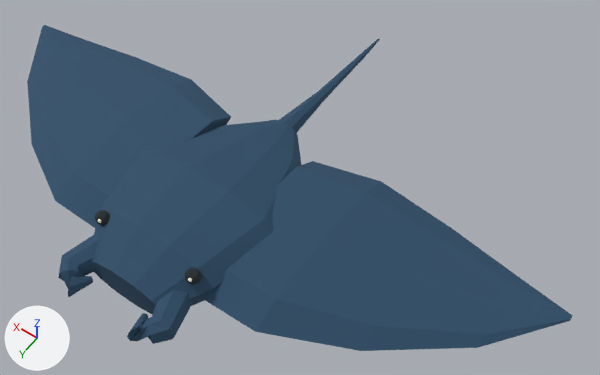
What one commit did to the glTF model public/models/ocean/MantaRay.gltf.
Both versions are drawn from a camera (50 mm lens) standing at (-5.24, 5.4, 10.18) and looking at (-0.78, -0.83, 0.39). Arrows for +X, +Y and +Z are at lower left; the lights stay in place. The picture after the commit comes second. Vertices at exactly the same position are counted once.

In view in the first picture: 'AnimalSkin'.
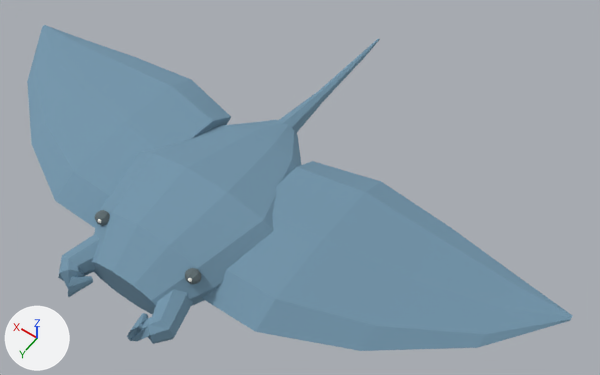
What the commit changed:
me_mantarayskin has 1003 vertices, 1982 faces and spans x -5.0..5.0, y -4.28..2.59, z 0.22..1.28.
me_mantarayskin is used by ob_animalskin; location (0.0, 0.0, 0.0).
me_mantarayskin part 1: 1068 faces centred in x -5.0..5.0, y -4.28..2.48, z 0.34..1.27 are repainted in the vertex colours; the middle colour goes from dark blue #2b4d68 to blue #7295ab.
me_mantarayskin part 2: 366 faces centred in x -0.9..0.9, y 1.45..1.66, z 0.93..1.13 are repainted in the vertex colours; the middle colour goes from black #1e282b to grey #606e72.

Changed parts and their boxes [x1, y1, x2, y2] in the pictures (600 x 375 px):
part 1 of me_mantarayskin, recoloured (dark blue to blue)
    both: [27, 25, 573, 351]
part 2 of me_mantarayskin, recoloured
    both: [95, 210, 201, 284]
